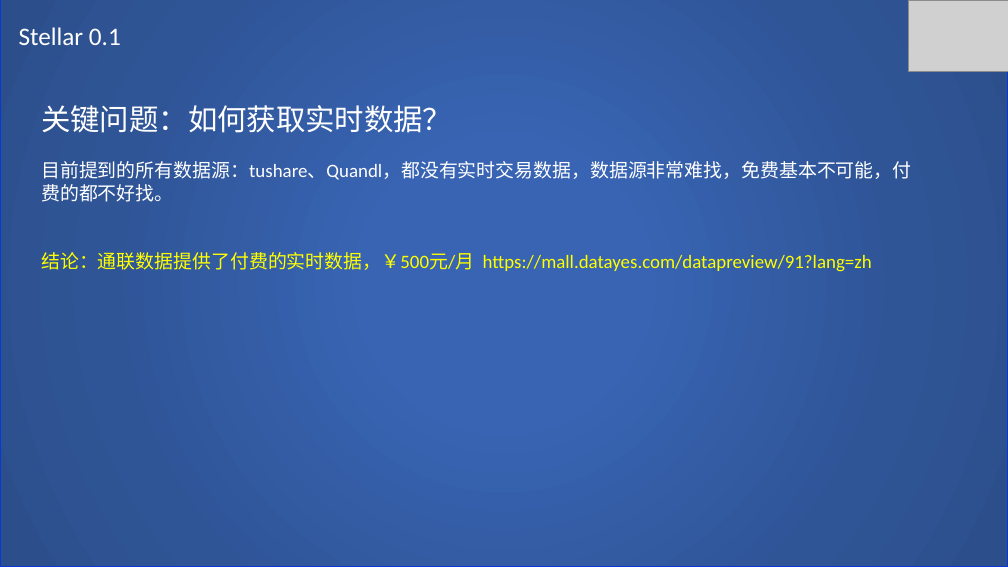
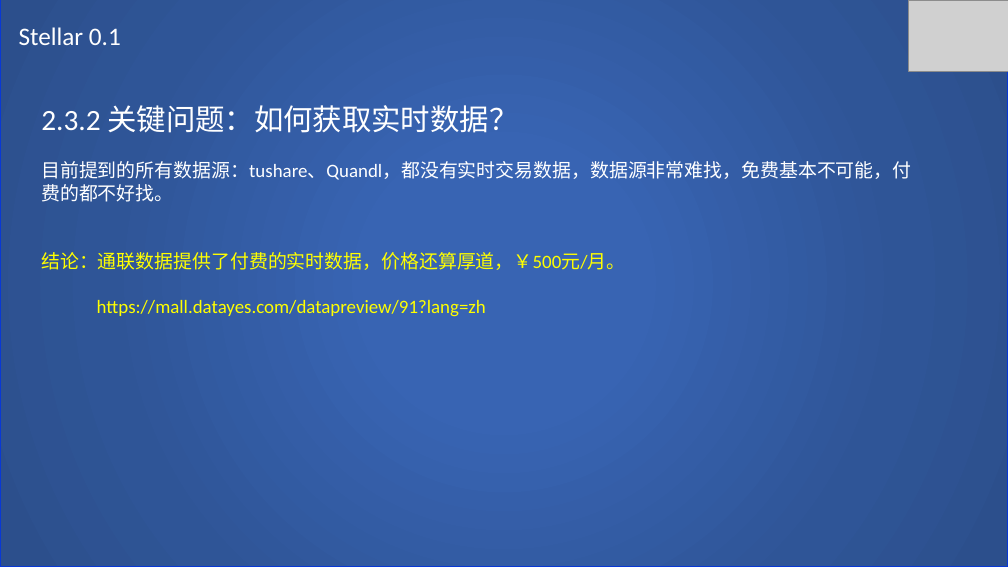
Before and after one commit to SCITLAS/Stellar, a slide deck: slide 23 of Stellar_0.1/documents/design.pptx. Drawn at 1008x567 pixels with LibreOffice and Linux fonts; fonts in the diff are those of the drawing; grey boxes stand for pictures. Boxes give left, top, right and bottom in pixels: in the first picture for what was removed or moved away, otherwise in the second. Text is boxed around its words. In the diff, an @@ line names an element or a change of style, - is before the commit and + after.

```diff
--- a/Stellar_0.1/documents/design.pptx
+++ b/Stellar_0.1/documents/design.pptx
@@ text at (41, 105, 518, 133): text changed @@
-关键问题：如何获取实时数据？
+2.3.2 关键问题：如何获取实时数据？
@@ text at (41, 252, 625, 317): text changed @@
-结论：通联数据提供了付费的实时数据，￥500元/月 https://mall.datayes.com/datapreview/91?lang=zh
+结论：通联数据提供了付费的实时数据，价格还算厚道，￥500元/月。
+https://mall.datayes.com/datapreview/91?lang=zh
```
Also in this commit, not shown: 21 other slides changed, 30 slides added, 1 other file.
